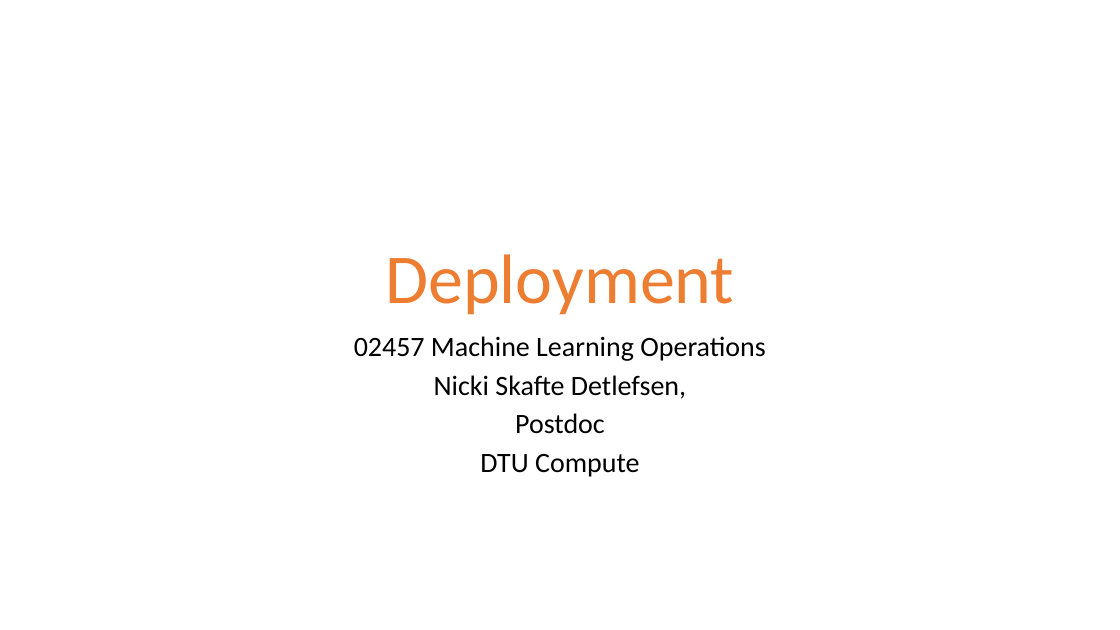
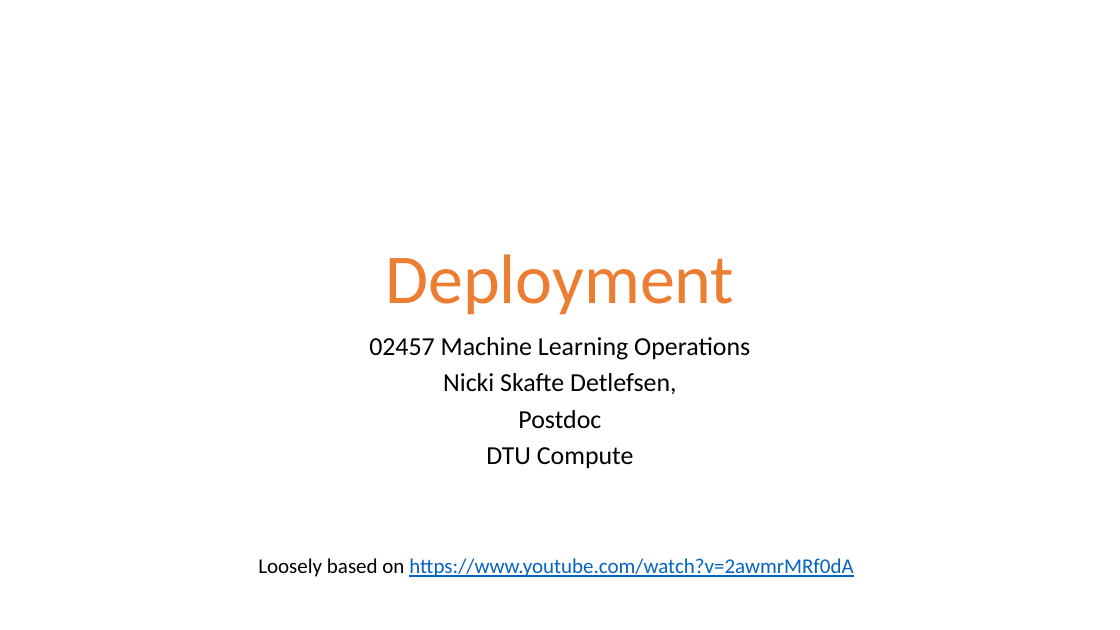
Before and after one commit to DeepEasterbunny/dtu_mlops, a slide deck: slide 1 of 10_deployment/deployment.pptx. Drawn at 1120x630 pixels with LibreOffice and Linux fonts; fonts in the diff are those of the drawing; background and template pictures are left out. Boxes give left, top, right and bottom in pixels: in the first picture for what was removed or moved away, otherwise in the second. Text is boxed around its words. In the diff, an @@ line names an element or a change of style, - is before the commit and + after.

```diff
--- a/10_deployment/deployment.pptx
+++ b/10_deployment/deployment.pptx
@@ subtitle "02457 Machine Learning Operations" at box(369, 337, 750, 469): size 24 to 22.2 pt @@
@@ text added at box(258, 558, 853, 577), 18 pt, text #0563C1, underline @@
+Loosely based on https://www.youtube.com/watch?v=2awmrMRf0dA
```
Also in this commit, not shown: 5 other slides changed, 2 slides added, 6 other files.
